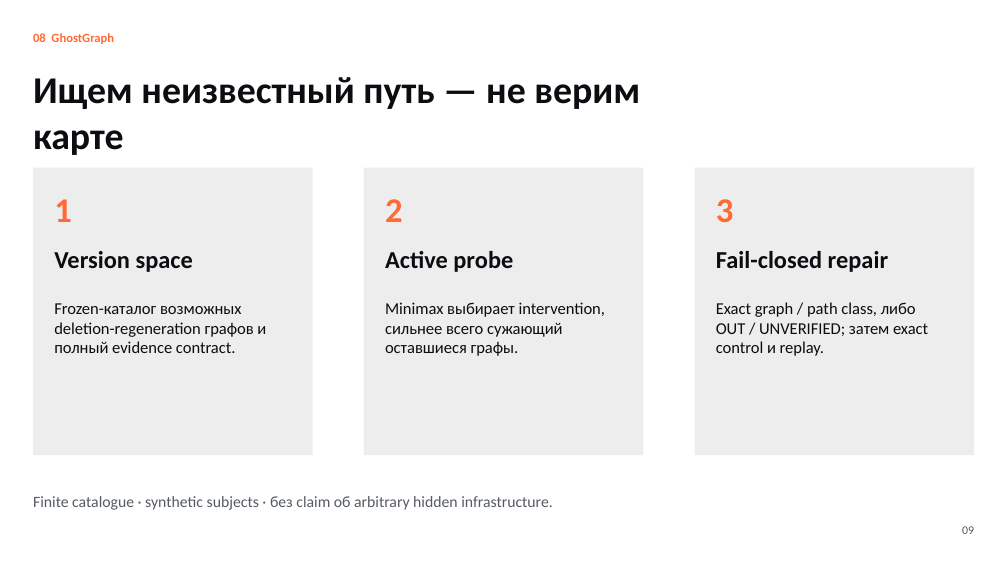
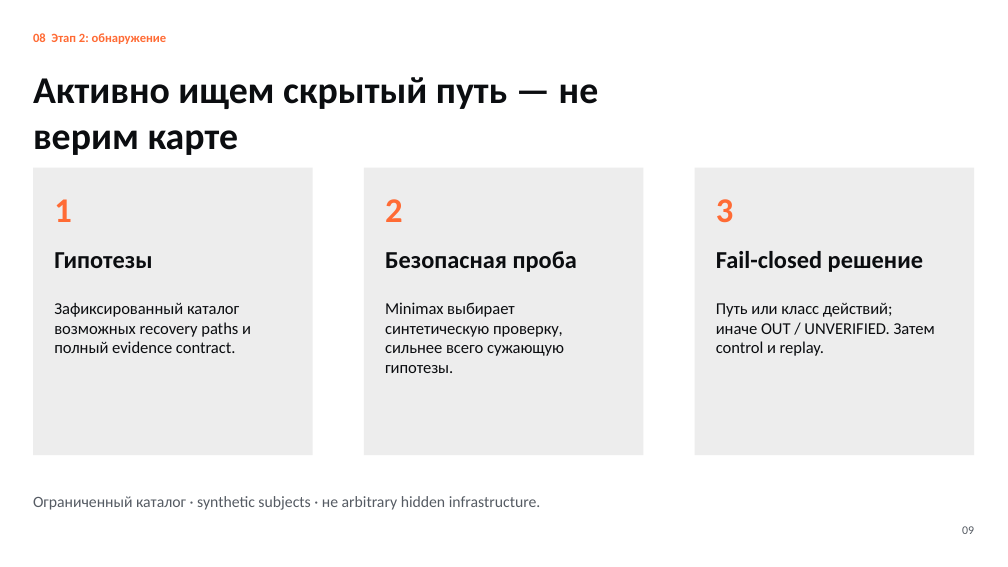
Before and after one commit to nazkari86-lab/erasemap, a slide deck: slide 9 of competition/EraSeMap_RKNP_ISEF_RU.pptx. Drawn at 1008x567 pixels with LibreOffice and Linux fonts; fonts in the diff are those of the drawing. Boxes give left, top, right and bottom in pixels: in the first picture for what was removed or moved away, otherwise in the second. Text is boxed around its words. In the diff, an @@ line names an element or a change of style, - is before the commit and + after.

```diff
--- a/competition/EraSeMap_RKNP_ISEF_RU.pptx
+++ b/competition/EraSeMap_RKNP_ISEF_RU.pptx
@@ text at bbox=[33, 33, 167, 44]: text changed @@
-08 GhostGraph
+08 Этап 2: обнаружение
@@ text at bbox=[33, 77, 599, 155]: text changed @@
-Ищем неизвестный путь — не верим карте
+Активно ищем скрытый путь — не верим карте
@@ text at bbox=[54, 252, 152, 268]: text changed @@
-Version space
+Гипотезы
@@ text at bbox=[385, 251, 577, 272]: text changed @@
-Active probe
+Безопасная проба
@@ text at bbox=[716, 251, 923, 272]: text changed @@
-Fail-closed repair
+Fail-closed решение
@@ text at bbox=[54, 302, 251, 353]: text changed @@
-Frozen-каталог возможных deletion-regeneration графов и полный evidence contract.
+Зафиксированный каталог возможных recovery paths и полный evidence contract.
@@ text at bbox=[385, 302, 564, 373]: text changed @@
-Minimax выбирает intervention, сильнее всего сужающий оставшиеся графы.
+Minimax выбирает синтетическую проверку, сильнее всего сужающую гипотезы.
@@ text at bbox=[716, 303, 935, 356]: text changed @@
-Exact graph / path class, либо OUT / UNVERIFIED; затем exact control и replay.
+Путь или класс действий; иначе OUT / UNVERIFIED. Затем control и replay.
@@ text at bbox=[33, 496, 541, 510]: text changed @@
-Finite catalogue · synthetic subjects · без claim об arbitrary hidden infrastructure.
+Ограниченный каталог · synthetic subjects · не arbitrary hidden infrastructure.
```
Also in this commit, not shown: 9 other slides changed, 30 other files.
